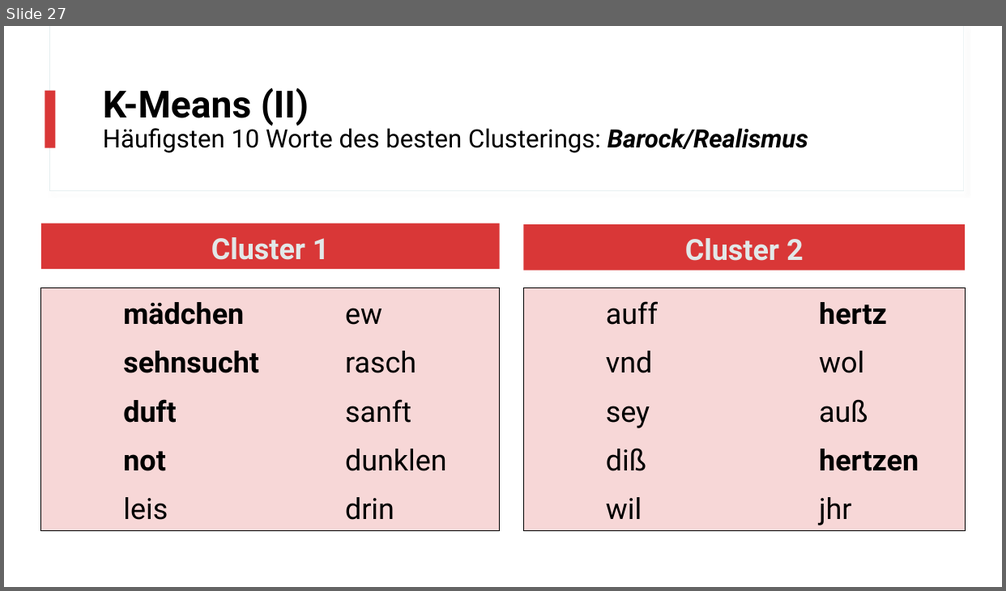
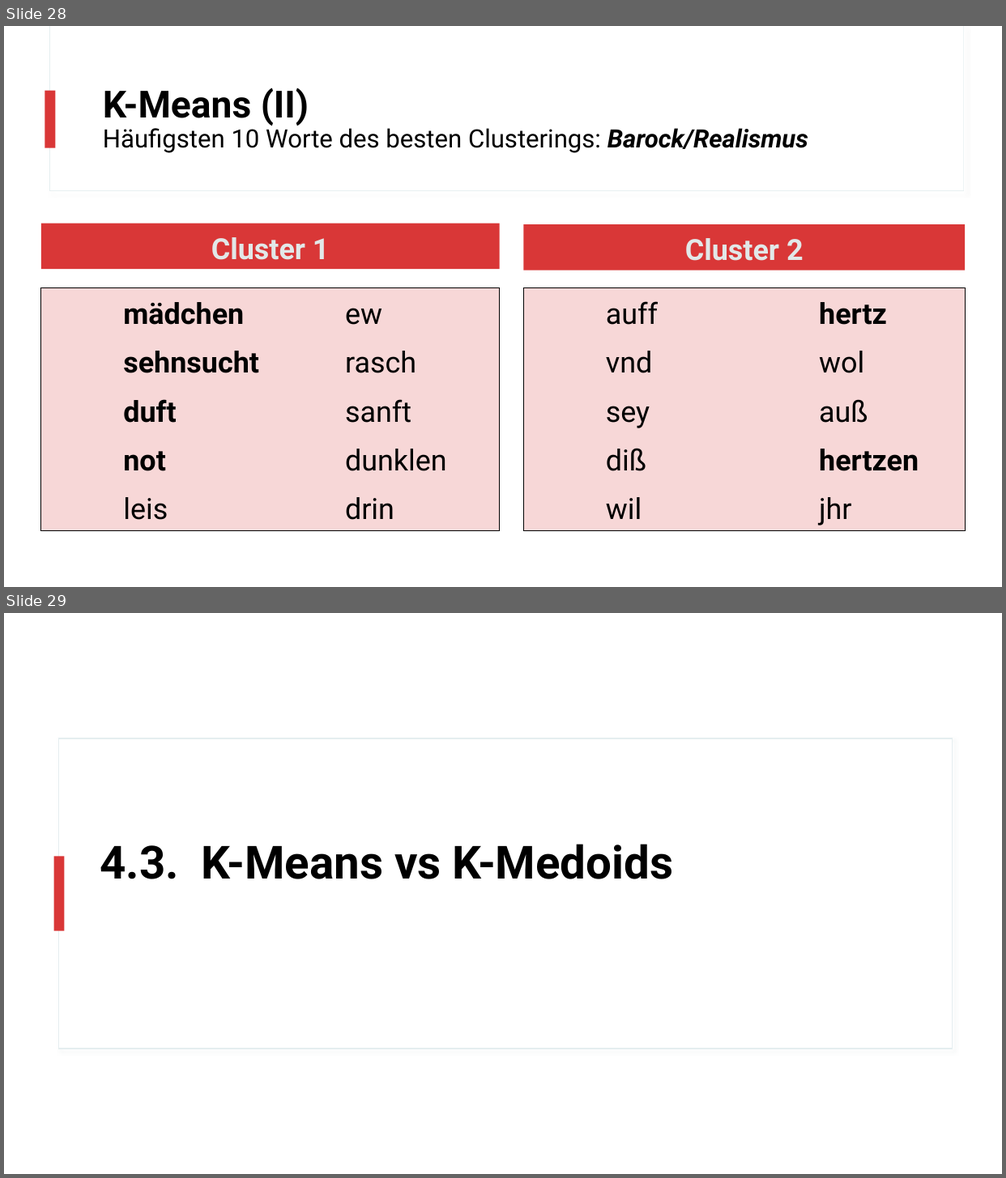
Before and after one commit to realjanpaulus/clusterpoems, a slide deck: presentation/clustering_presentation.pptx. Shown one above the other, each under a label of ours: slide 27 before the commit, slides 28 and 29 after it. The pictures are 1006x591 and 1006x1178 pixels, drawn with LibreOffice and Linux fonts; fonts in the diff are those of the drawing. Boxes give left, top, right and bottom in pixels: in the first picture for what was removed or moved away, otherwise in the second. Text is boxed around its words. In the diff, an @@ line names an element or a change of style, - is before the commit and + after.

```diff
--- a/presentation/clustering_presentation.pptx
+++ b/presentation/clustering_presentation.pptx
@@ slide 29 added at <box>4,613,1002,1174</box>, background #FFFFFF @@
@@ rectangle added at <box>58,739,953,1050</box>, fill #FFFFFF, outline #E5EEF0 1 pt @@
@@ title added at <box>100,844,674,879</box>, 44 pt, text #000000, bold @@
+4.3. K-Means vs K-Medoids
@@ rectangle added at <box>54,856,65,931</box>, fill #D93737 @@
@@ what was slide 27 is now slide 28 @@
```
Also in this commit, not shown: 1 slide changed, 5 other slides added, 10 other files.
